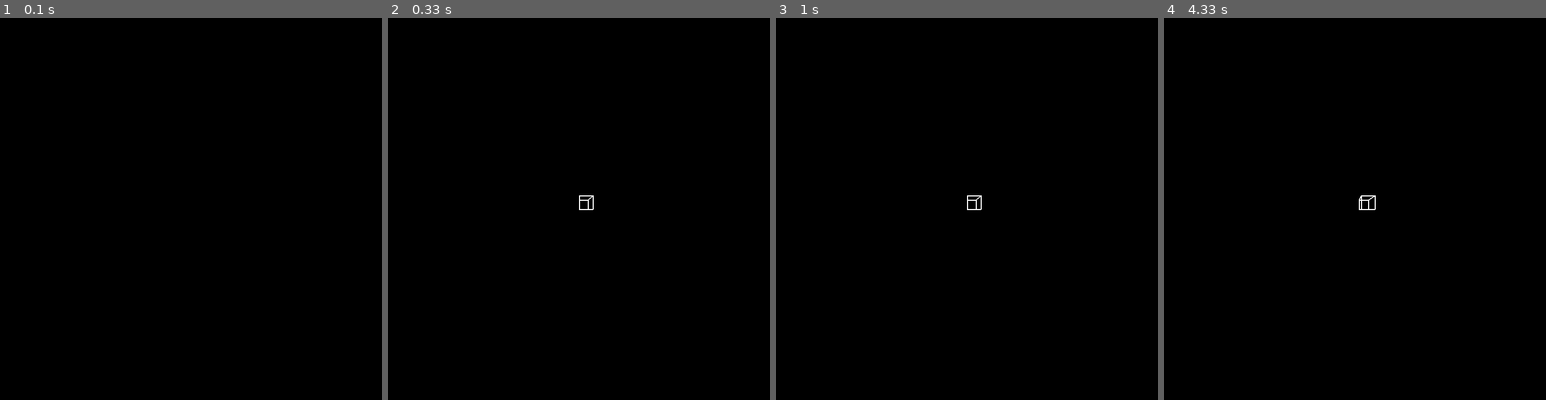
Above: before the commit, frames 1-4 (left to right).
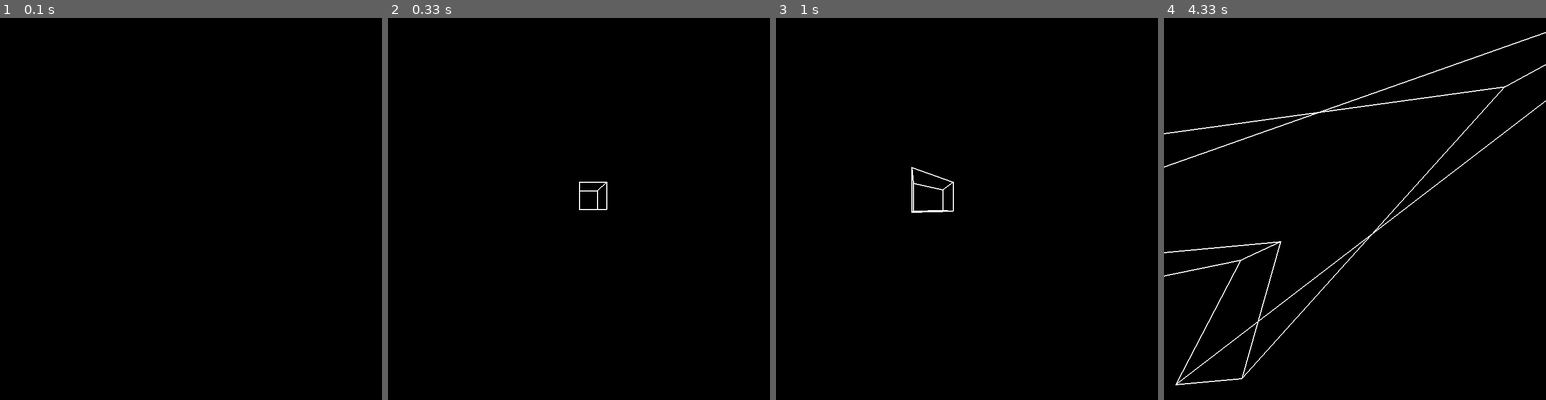
Above: after the commit, the same moments.

Repository: Anthony-Gambale/Pygame-3D
Game: pygame game, started from src/main.py
Same seed, same stepped clock (60 frames per second), same inputs: the game is played once before the commit and once after it.
Inputs:
- Up to frame 1 (0.1 s): no input
- Up to frame 2 (0.33 s): no input
- Up to frame 3 (1 s): hold W 0.33-0.8 s; hold Right 0.33-0.8 s; hold Right from 0.83 s (still down); hold D from 0.83 s (still down); tap Space at 0.9 s; tap Shift at 0.98 s
- Up to frame 4 (4.33 s): release Right at 1.3 s; release D at 1.3 s; hold Up 1.33-1.63 s; hold W 1.33-1.63 s; tap Space at 1.4, 1.73, 2.23, 2.53, 2.8, 3.13, 3.57, 3.97, 4.27 s; hold Right 1.67-2.13 s; hold D 1.67-2.13 s; hold Left 2.17-2.7 s; hold A 2.17-2.7 s; tap Shift at 2.32, 3.65 s; hold Down 2.73-3.03 s; hold S 2.73-3.03 s; hold Left 3.07-3.47 s; hold A 3.07-3.47 s; hold Up 3.5-3.87 s; hold W 3.5-3.87 s; hold Right from 3.9 s (still down); hold D from 3.9 s (still down)

Frame 1 is identical in both runs. In frame 2, 0.1% of the frame differs, in the area x 50-58%, y 42-51%; in frame 3, 0.3%; in frame 4, 1.5%, in the area x 0-100%, y 3-97%.

Commit message:
first iteration complete. 3D rendering behaviour has minor issues.

Diff:
--- a/src/camera.py
+++ b/src/camera.py
@@ -13,7 +13,7 @@
 
         self.c = Vec3([0, 0, 0]) # initialize the c vector to be 0,0,0
         self.n = Vec3([0, 0, 1]) # normal vector, pointing into the z axis from the origin. this is the direction the camera faces
-        self.k = 50 # scalar distance from c to s
+        self.k = -100 # scalar distance from c to s
         self.s = self.c.add(self.n.scale(self.k)) # define centre of screen, offset from the camera point by a scaled version of normal vector
 
         # local basis vectors of the plane in 3D are just i and j for now
--- a/src/main.py
+++ b/src/main.py
@@ -33,25 +33,25 @@
     keys = pygame.key.get_pressed()
 
     if keys[pygame.K_LEFT]:
-        pass
+        scene.camera.turn_y(-0.15)
     if keys[pygame.K_RIGHT]:
-        pass
+        scene.camera.turn_y(0.15)
     if keys[pygame.K_UP]:
-        pass
+        scene.camera.turn_x(-0.15)
     if keys[pygame.K_DOWN]:
-        pass
+        scene.camera.turn_x(0.15)
     if keys[ord('w')]:
-        pass
+        scene.camera.translate(Vec3([0, 0, 7]))
     if keys[ord('a')]:
-        scene.camera.translate(Vec3([-5, 0, 0]))
+        scene.camera.translate(Vec3([-7, 0, 0]))
     if keys[ord('s')]:
-        pass
+        scene.camera.translate(Vec3([0, 0, -7]))
     if keys[ord('d')]:
-        pass
+        scene.camera.translate(Vec3([7, 0, 0]))
     if keys[pygame.K_LSHIFT]:
-        pass
+        scene.camera.translate(Vec3([0, -7, 0]))
     if keys[pygame.K_SPACE]:
-        pass
+        scene.camera.translate(Vec3([0, 7, 0]))
 
     """ draw current scene """
     #  clear the previous frame
--- a/src/projection.py
+++ b/src/projection.py
@@ -55,7 +55,9 @@
 
     # t is the parameter in the parametric equation of the line.
     # this specific t value represents the point in space where the line and screen plane cross
-    t = (n.dot(s.sub(p))) / (n.dot(m))
+    div = n.dot(m)
+    if div == 0: div = 0.001
+    t = (n.dot(s.sub(p))) / div
 
     # extract the point x from t
     x = p.add(m.scale(t)) # since x = p + t*m
--- a/src/scene.py
+++ b/src/scene.py
@@ -23,10 +23,10 @@
 
         # calibrate such that 0,0 will be at the centre of the screen
         # using ww and wh (window width and window height)
-        x1 = ww/2 - x1 # I want positive x to go right (no change)
-        x2 = ww/2 - x2
-        y1 = wh/2 + y1 # I want positive y to go up (flip pygame's definition)
-        y2 = wh/2 + y2
+        x1 = ww/2 + x1 # I want positive x to go right (no change)
+        x2 = ww/2 + x2
+        y1 = wh/2 - y1 # I want positive y to go up (flip pygame's definition)
+        y2 = wh/2 - y2
 
         # draw the line
         pygame.draw.line(window, (255, 255, 255), (x1,y1), (x2,y2), 2)
